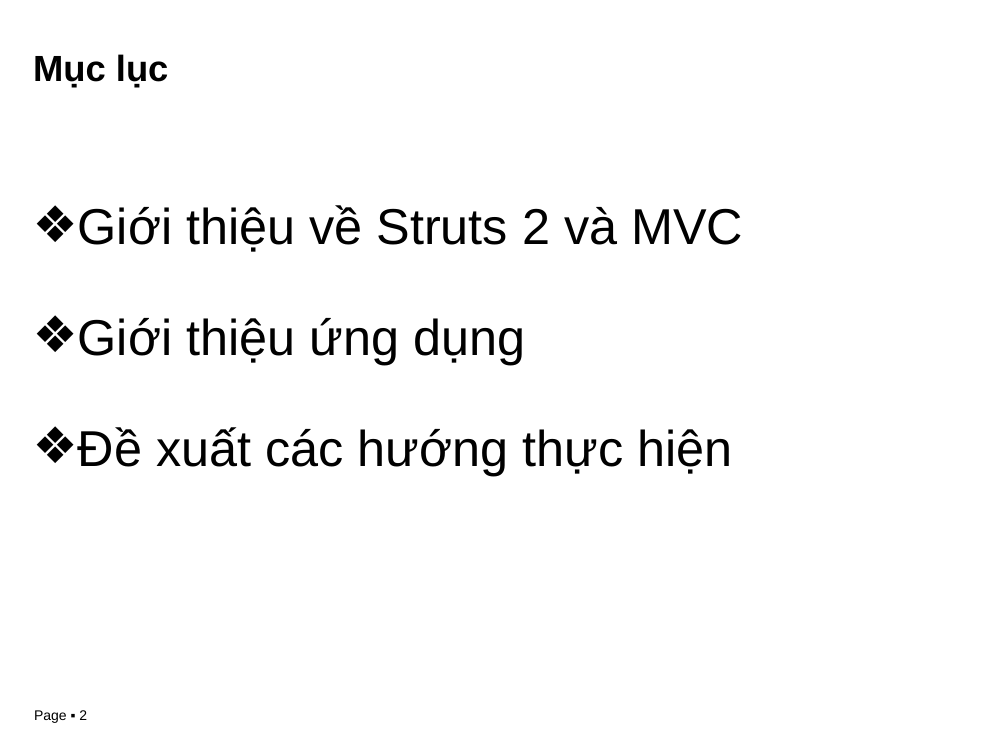
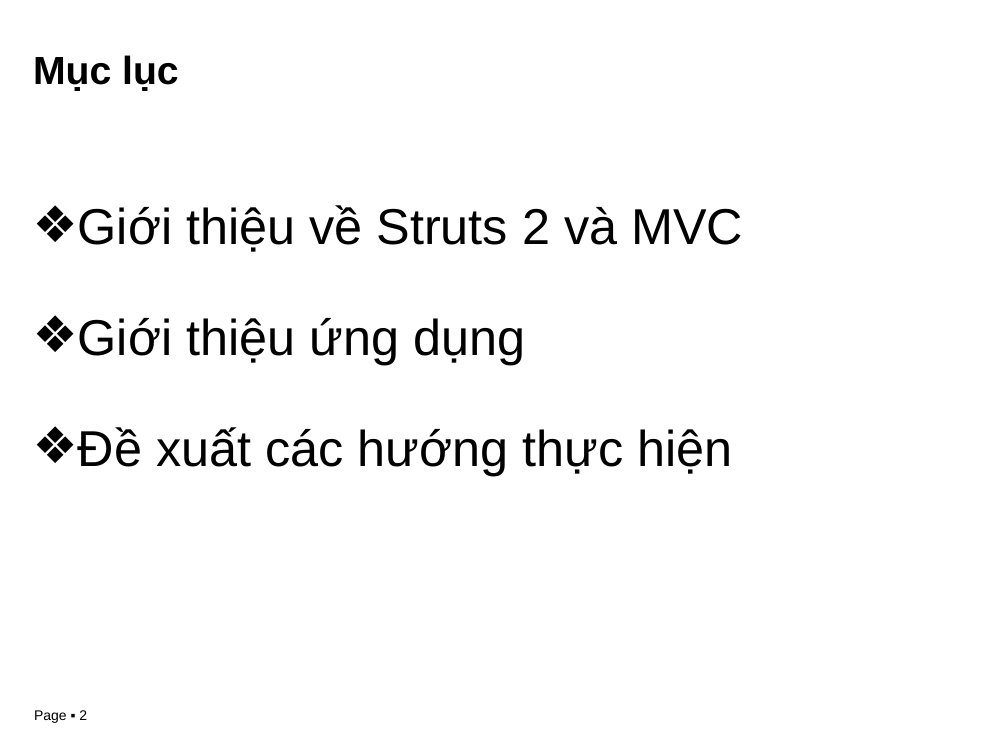
Before and after one commit to btheanh174/kl07-nha03, a slide deck: slide 2 of Reports/28-03-2011-Slide.pptx. Drawn at 1008x756 pixels with LibreOffice and Linux fonts; fonts in the diff are those of the drawing; background and template pictures are left out. Boxes give left, top, right and bottom in pixels: in the first picture for what was removed or moved away, otherwise in the second. Text is boxed around its words. In the diff, an @@ line names an element or a change of style, - is before the commit and + after.

```diff
--- a/Reports/28-03-2011-Slide.pptx
+++ b/Reports/28-03-2011-Slide.pptx
@@ title "Mục lục" at [33, 55, 179, 91]: size 26 to 28 pt @@
```
Also in this commit, not shown: 2 other slides changed, 9 slides added.
